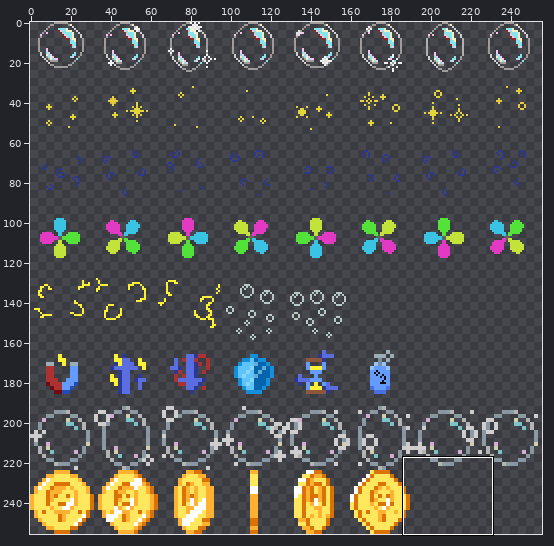
Sprite sheet -- FloatMeToTheMoon/Assets/FloatMe/Sprites/PowerUps/Power_Ups.png. Above: a wide view before the commit, with the close-up outlined.
Close-up. Before the commit:
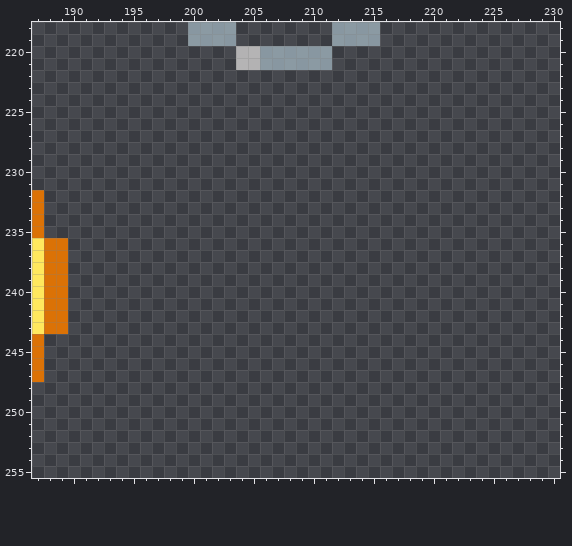
The file is 256x256 pixels. Colours within 5 levels of each other are drawn and written as one. Shown: x 187..230, y 218..255.
After:
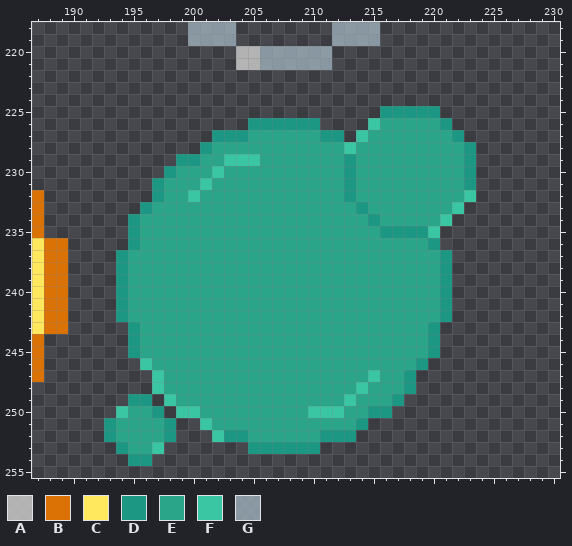
Palette (. is transparent): A #d0cecece  B #db7206  C #ffe85e  D #1c9783  E #2ba589  F #3ac6a3  G #9badb7ce
Difference:
y 225: x 216..220 ..... -> DDDDD
y 226: x 205..210 ...... -> DDDDDD; x 215..221 ....... -> FEEEEED
y 227: x 202..212 ........... -> DDDEEEEEEDD; x 214..222 ......... -> FEEEEEEED
y 228: x 201..223 ....................... -> DEEEEEEEEEEEFEEEEEEEEED
y 229: x 199..223 ......................... -> DDEEFFFEEEEEEEDEEEEEEEEED
y 230: x 198..223 .......................... -> DEEEFEEEEEEEEEEDEEEEEEEEED
y 231: x 197..223 ........................... -> DEEEFEEEEEEEEEEEDEEEEEEEEED
y 232: x 197..223 ........................... -> DEEFEEEEEEEEEEEEDEEEEEEEEEF
y 233: x 196..222 ........................... -> DEEEEEEEEEEEEEEEEEDEEEEEEEF
y 234: x 195..221 ........................... -> DEEEEEEEEEEEEEEEEEEEDEEEEEF
y 235: x 195..220 .......................... -> DEEEEEEEEEEEEEEEEEEEEDDDDF
y 236: x 195..220 .......................... -> DEEEEEEEEEEEEEEEEEEEEEEEED
y 237..242: x 194..221 ............................ -> DEEEEEEEEEEEEEEEEEEEEEEEEEED
y 243..245: x 195..220 .......................... -> DEEEEEEEEEEEEEEEEEEEEEEEED
y 246: x 196..219 ........................ -> FEEEEEEEEEEEEEEEEEEEEEED
y 247: x 197..218 ...................... -> FEEEEEEEEEEEEEEEEEFEED
y 248: x 197..218 ...................... -> FEEEEEEEEEEEEEEEEFEEED
y 249: x 195..196 .. -> DD; x 198..217 .................... -> FEEEEEEEEEEEEEEFEEED
y 250: x 194..197 .... -> FEED; x 199..216 .................. -> FFEEEEEEEEEFFFEEDD
y 251: x 193..198 ...... -> DEEEED; x 201..214 .............. -> FEEEEEEEEEEEED
y 252: x 193..198 ...... -> DEEEED; x 202..213 ............ -> FDDEEEEEEDDD
y 253: x 194..197 .... -> DEEF; x 205..210 ...... -> DDDDDD
y 254: x 195..196 .. -> DD
Where, in picture pixels (left, top, right, bottom), the same in both close-ups:
added: (104, 106, 476, 466)
